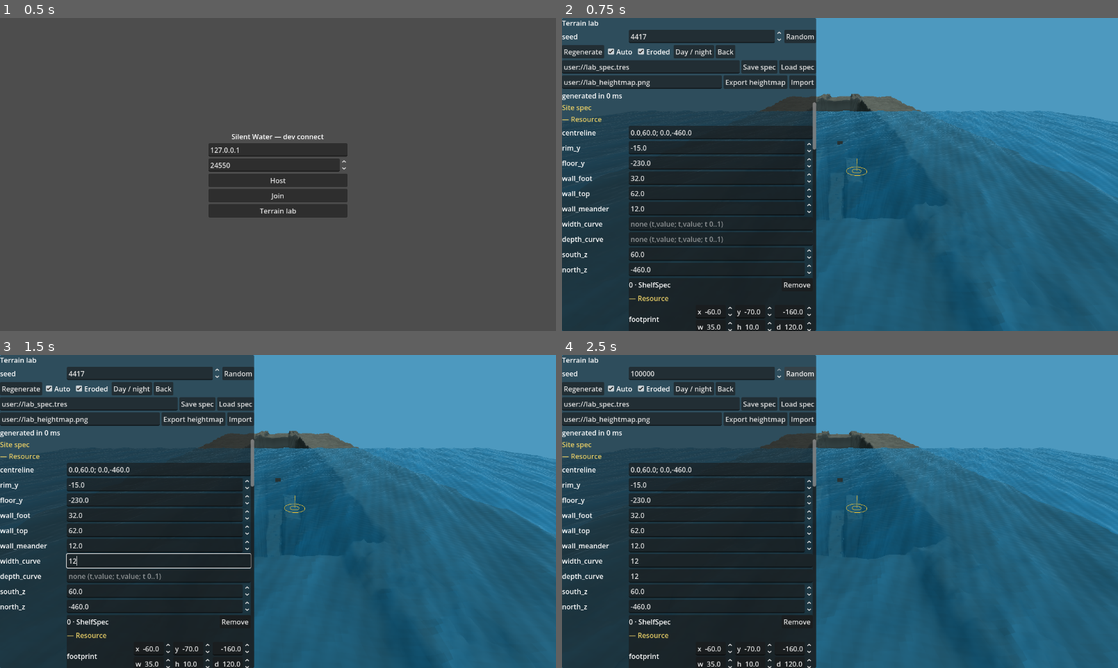
Above: before the commit, frames 1-4 (two rows, left to right).
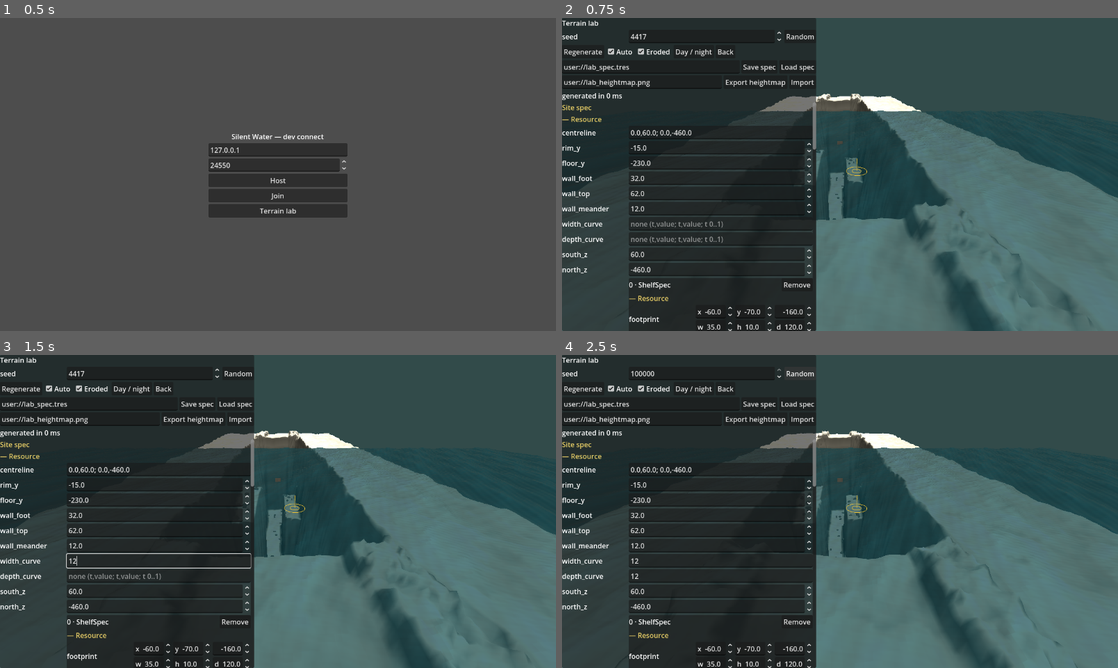
Above: after the commit, the same moments.

Repository: tsebens/silent_water
Game: Godot game, scene res://src/main/main.tscn
Same seed, same stepped clock (60 frames per second), same inputs: the game is played once before the commit and once after it.
Inputs (mouse positions are in pixels of both pictures, inside the frame that each line leads up to):
- Up to frame 1 (0.5 s): no input
- Up to frame 2 (0.75 s): click "Terrain lab" at 0.5 s
- Up to frame 3 (1.5 s): click (161, 561) at 1.27 s; type "12" at 1.35 s
- Up to frame 4 (2.5 s): click (723, 577) at 1.5 s; type "12" at 1.58 s; click "Random" at 2 s

Frame 1 is identical in both runs. In frame 2, 65% of the frame differs, in the area x 0-100%, y 0-100%; in frame 3, 65%; in frame 4, 65%.

Commit message:
M13.6 · World, creatures and objectives use the palette
Refs #367

Co-Authored-By: Claude Sonnet 5.5 <noreply@anthropic.com>

Diff:
--- a/src/creature/apex_monster.gd
+++ b/src/creature/apex_monster.gd
@@ -357,10 +357,10 @@
 ## Low-poly coelacanth-like silhouette from primitives: shape over texture.
 func _build_body() -> void:
 	var skin: StandardMaterial3D = StandardMaterial3D.new()
-	skin.albedo_color = Color(0.16, 0.17, 0.16)
+	skin.albedo_color = Palette.main().color(&"floor_rock_black")
 	skin.roughness = 0.8
 	var fin_mat: StandardMaterial3D = StandardMaterial3D.new()
-	fin_mat.albedo_color = Color(0.12, 0.13, 0.13)
+	fin_mat.albedo_color = Palette.main().color(&"floor_rock_black").darkened(0.25)
 	fin_mat.roughness = 0.9
 	fin_mat.cull_mode = BaseMaterial3D.CULL_DISABLED
 
--- a/src/damage/leak.gd
+++ b/src/damage/leak.gd
@@ -32,6 +32,7 @@
 
 func _ready() -> void:
 	super._ready()
+	_colour_spray()
 	_hiss = AudioStreamPlayer3D.new()
 	_hiss.stream = ProceduralSounds.hiss()
 	_hiss.unit_size = SubAudio.UNIT_SIZE
@@ -39,6 +40,15 @@
 	_hiss.pitch_scale = 1.4
 	add_child(_hiss)
 	set_open(false)
+
+
+## The spray is alarm-coloured: an open leak is an emergency (palette swatch `light_alarm`).
+func _colour_spray() -> void:
+	if spray == null or spray.mesh == null:
+		return
+	var m: StandardMaterial3D = spray.mesh.material as StandardMaterial3D
+	if m != null:
+		m.albedo_color = Color(Palette.main().color(&"light_alarm"), 0.6)
 
 
 func set_open(open: bool) -> void:
--- a/src/damage/leak.tscn
+++ b/src/damage/leak.tscn
@@ -7,7 +7,6 @@
 
 [sub_resource type="StandardMaterial3D" id="drop_mat"]
 transparency = 1
-albedo_color = Color(0.75, 0.85, 0.9, 0.6)
 roughness = 0.1
 
 [sub_resource type="SphereMesh" id="drop"]
--- a/src/game/game.tscn
+++ b/src/game/game.tscn
@@ -75,9 +75,7 @@
 
 [sub_resource type="Environment" id="env"]
 background_mode = 1
-background_color = Color(0.005, 0.015, 0.02, 1)
 ambient_light_source = 2
-ambient_light_color = Color(0.1, 0.16, 0.2, 1)
 ambient_light_energy = 0.15
 tonemap_mode = 2
 glow_enabled = true
@@ -86,7 +84,6 @@
 glow_bloom = 0.05
 glow_hdr_threshold = 0.9
 fog_enabled = true
-fog_light_color = Color(0.01, 0.04, 0.05, 1)
 fog_density = 0.035
 fog_sky_affect = 0.0
 
--- a/src/objective/scan_target.gd
+++ b/src/objective/scan_target.gd
@@ -29,12 +29,13 @@
 
 
 func _build() -> void:
+	var pal: Palette = Palette.main()
 	var steel: StandardMaterial3D = StandardMaterial3D.new()
-	steel.albedo_color = Color(0.55, 0.5, 0.3)
+	steel.albedo_color = pal.color(&"infra_metal_light")
 	steel.metallic = 0.6
 	steel.roughness = 0.5
 	var dark: StandardMaterial3D = StandardMaterial3D.new()
-	dark.albedo_color = Color(0.15, 0.16, 0.15)
+	dark.albedo_color = pal.color(&"sub_grey_dark")
 	dark.roughness = 0.7
 	var parts: Array[Array] = [
 		# [size, position, material]
@@ -59,11 +60,11 @@
 	label.text = "RAINDROP\nARRAY S-7"
 	label.pixel_size = 0.02
 	label.position = Vector3(0, 4.0, 2.75)
-	label.modulate = Color(0.95, 0.9, 0.7)
+	label.modulate = pal.color(&"light_readout")
 	label.billboard = BaseMaterial3D.BILLBOARD_DISABLED
 	add_child(label)
 	var beacon: OmniLight3D = OmniLight3D.new()
-	beacon.light_color = Color(1.0, 0.15, 0.1)
+	beacon.light_color = pal.color(&"light_infra_red")
 	beacon.light_energy = 2.0
 	beacon.omni_range = 10.0
 	beacon.position = Vector3(0, 10.2, 0)
--- a/src/player/underwater_view.gd
+++ b/src/player/underwater_view.gd
@@ -7,8 +7,10 @@
 ## hysteresis band so the surface does not flicker. No gameplay effect.
 ## Muffled audio is left out: it would need new bus routing.
 
-## Water seen through the lens. Alpha is the strength of the flat tint.
-@export var tint: Color = Color(0.04, 0.2, 0.26, 0.28)
+## Water seen through the lens: the `env_water` swatch at this strength.
+@export_range(0.0, 1.0) var tint_strength: float = 0.28
+var tint: Color:
+	get: return Color(OceanSurface.water_color(), tint_strength)
 ## Exponential fog density (1/m) for distant cabin geometry.
 @export var fog_density: float = 0.25
 ## Total width (m) of the hysteresis band centred on the surface: entering
--- a/src/site/canyon_site.gd
+++ b/src/site/canyon_site.gd
@@ -42,8 +42,13 @@
 ## Coarser copy for the holographic maps.
 const MAP_CELL: float = 6.0
 
-const SAND: Color = Color(0.29, 0.28, 0.24)
-const ROCK: Color = Color(0.16, 0.18, 0.17)
+## Sea floor colours come from the palette (`floor_sand`, `floor_rock`).
+static func sand_color() -> Color:
+	return Palette.main().color(&"floor_sand")
+
+
+static func rock_color() -> Color:
+	return Palette.main().color(&"floor_rock")
 
 const DETAIL_FREQ: float = 0.03
 
@@ -361,7 +366,7 @@
 			verts[k] = Vector3(GRID_MIN.x + i * cell, h, GRID_MIN.y + j * cell)
 			normals[k] = n
 			var rockiness: float = smoothstep(0.82, 0.55, n.y)
-			var col: Color = SAND.lerp(ROCK, rockiness)
+			var col: Color = sand_color().lerp(rock_color(), rockiness)
 			# Strata colour bands by height, strongest on rock.
 			var band_hash: float = fposmod(floorf(h / strata_height) * 0.618034, 1.0)
 			col *= 1.0 + (band_hash - 0.5) * strata_tint * lerpf(0.4, 1.0, rockiness)
@@ -404,7 +409,7 @@
 ## Irregular boulders on the shelves and the floor: cover to hide behind.
 func _build_boulders() -> void:
 	var rock_mat: StandardMaterial3D = StandardMaterial3D.new()
-	rock_mat.albedo_color = ROCK.lightened(0.05)
+	rock_mat.albedo_color = rock_color().lightened(0.05)
 	rock_mat.roughness = 0.95
 	var shape_mesh: SphereMesh = SphereMesh.new()
 	shape_mesh.radius = 0.5
@@ -460,7 +465,7 @@
 	add_child(zone)
 	# A chimney of rock so it reads as a vent in the headlight.
 	var mat: StandardMaterial3D = StandardMaterial3D.new()
-	mat.albedo_color = ROCK
+	mat.albedo_color = rock_color()
 	var chimney: MeshInstance3D = MeshInstance3D.new()
 	var cyl: CylinderMesh = CylinderMesh.new()
 	cyl.top_radius = 0.8
--- a/src/world/light_preset.gd
+++ b/src/world/light_preset.gd
@@ -1,18 +1,28 @@
 class_name LightPreset
 extends Resource
-## A sky and surface-light preset (day or night). Tuned as a Resource, no code.
+## A sky and surface-light preset (day or night). Tuned as a Resource, no code. It stores swatch names
+## (docs/palette.md), not colours: the `*_color` properties look the swatch up, so a palette edit reaches it.
 
 @export var preset_name: String = "day"
-## Background / sky colour at the surface (blended in over the ascent ramp).
-@export var sky_color: Color = Color(0.3, 0.6, 0.75, 1)
-## Colour of the sun / moon light and the ambient and fog tint at the surface.
-@export var light_color: Color = Color(0.85, 0.95, 1.0, 1)
+## Swatch for the background / sky colour at the surface (blended in over the ascent ramp).
+@export var sky_swatch: StringName = &"env_teal"
+## Swatch for the sun / moon light and the ambient and fog tint at the surface.
+@export var light_swatch: StringName = &"light_work_white"
 ## Directional light energy at depth 0.
 @export var sun_energy: float = 1.2
 ## Ambient light energy at depth 0 (below the ramp the scene's own ambient applies).
 @export var ambient_energy: float = 0.7
-## Colour of the water surface seen from above and from below at the surface.
-@export var surface_top_color: Color = Color(0.1, 0.45, 0.6, 1)
-@export var surface_under_color: Color = Color(0.6, 0.9, 0.95, 1)
+## Swatches for the water surface seen from above and from below at the surface.
+@export var surface_top_swatch: StringName = &"env_water"
+@export var surface_under_swatch: StringName = &"env_teal"
 ## Direction towards the sun / moon (need not be unit length).
 @export var sun_direction: Vector3 = Vector3(0.4, 0.8, 0.45)
+
+var sky_color: Color:
+	get: return Palette.main().color(sky_swatch)
+var light_color: Color:
+	get: return Palette.main().color(light_swatch)
+var surface_top_color: Color:
+	get: return Palette.main().color(surface_top_swatch)
+var surface_under_color: Color:
+	get: return Palette.main().color(surface_under_swatch)
--- a/src/world/ocean_surface.gd
+++ b/src/world/ocean_surface.gd
@@ -32,7 +32,7 @@
 @export var speed: float = 0.4
 ## Whole-surface opacity (< 1: translucent) and the tint blended into it.
 @export_range(0.0, 1.0) var alpha: float = 0.7
-@export var tint: Color = Color(0.6, 0.85, 0.9, 1.0)
+@export var tint: Color = Color.WHITE
 ## How much of the sky shows through from below (0..1).
 @export_range(0.0, 1.0) var transmission: float = 0.6
 ## Fragment ripple layer: spatial frequency (rad/m) and normal strength.
@@ -183,6 +183,16 @@
 	m.set_shader_parameter(&"amplitude", total)
 
 
+## The water's own colour (palette swatch `env_water`), before the light sources modulate it.
+static func water_color() -> Color:
+	return Palette.main().color(&"env_water")
+
+
+## The ocean fog colour (palette swatch `env_deep`).
+static func fog_color() -> Color:
+	return Palette.main().color(&"env_deep")
+
+
 ## Hands the sun (direction towards it, colour, strength) to the material.
 func set_sun(direction: Vector3, color: Color, strength: float) -> void:
 	if _material == null:
@@ -207,14 +217,14 @@
 
 
 ## Sets the surface colours (from the active light preset).
-func set_colors(top: Color, under: Color, sky: Color = Color(-1, 0, 0)) -> void:
+func set_colors(top: Color, under: Color, sky: Color = Color.TRANSPARENT) -> void:
 	if _material == null:
 		_material = material_override as ShaderMaterial
 	if _material == null:
 		return
 	_material.set_shader_parameter(&"top_color", top)
 	_material.set_shader_parameter(&"under_color", under)
-	if sky.r >= 0.0:
+	if sky.a > 0.0:
 		_material.set_shader_parameter(&"sky_color", sky)
 
 
--- a/src/world/presets/day.tres
+++ b/src/world/presets/day.tres
@@ -5,10 +5,10 @@
 [resource]
 script = ExtResource("1")
 preset_name = "day"
-sky_color = Color(0.3, 0.6, 0.75, 1)
-light_color = Color(0.85, 0.95, 1, 1)
+sky_swatch = &"env_teal"
+light_swatch = &"light_work_white"
 sun_energy = 1.2
 ambient_energy = 0.7
-surface_top_color = Color(0.1, 0.45, 0.6, 1)
-surface_under_color = Color(0.6, 0.9, 0.95, 1)
+surface_top_swatch = &"env_water"
+surface_under_swatch = &"env_teal"
 sun_direction = Vector3(0.4, 0.8, 0.45)
--- a/src/world/presets/night.tres
+++ b/src/world/presets/night.tres
@@ -5,10 +5,10 @@
 [resource]
 script = ExtResource("1")
 preset_name = "night"
-sky_color = Color(0.02, 0.04, 0.1, 1)
-light_color = Color(0.45, 0.55, 0.85, 1)
+sky_swatch = &"env_abyss"
+light_swatch = &"env_teal"
 sun_energy = 0.15
 ambient_energy = 0.22
-surface_top_color = Color(0.02, 0.08, 0.14, 1)
-surface_under_color = Color(0.12, 0.22, 0.32, 1)
+surface_top_swatch = &"env_abyss"
+surface_under_swatch = &"env_deep"
 sun_direction = Vector3(-0.5, 0.55, 0.35)
--- a/src/world/surface_lighting.gd
+++ b/src/world/surface_lighting.gd
@@ -15,10 +15,7 @@
 
 var preset: LightPreset = DAY
 var _sun: DirectionalLight3D
-var _base_background: Color
-var _base_ambient_color: Color
 var _base_ambient_energy: float
-var _base_fog: Color
 var _captured: bool = false
 
 
@@ -82,14 +79,12 @@
 	var env: Environment = environment_node.environment
 	if not _captured:
 		_captured = true
-		_base_background = env.background_color
-		_base_ambient_color = env.ambient_light_color
 		_base_ambient_energy = env.ambient_light_energy
-		_base_fog = env.fog_light_color
-	env.background_color = _base_background.lerp(preset.sky_color, r)
-	env.ambient_light_color = _base_ambient_color.lerp(preset.light_color, r)
+	var pal: Palette = Palette.main()
+	env.background_color = pal.color(&"env_abyss").lerp(preset.sky_color, r)
+	env.ambient_light_color = pal.color(&"env_teal").lerp(preset.light_color, r)
 	env.ambient_light_energy = lerpf(_base_ambient_energy, preset.ambient_energy, r)
-	env.fog_light_color = _base_fog.lerp(preset.sky_color * 0.5, r)
+	env.fog_light_color = OceanSurface.fog_color().lerp(preset.sky_color * 0.5, r)
 
 
 func _apply_surface_colors() -> void:
--- /dev/null
+++ b/tests/unit/test_palette_world.gd
@@ -0,0 +1,66 @@
+extends TestCase
+## The world, creatures and objectives take their colours from the palette (docs/palette.md, M13.6).
+
+const FILES: PackedStringArray = [
+	"res://src/world/light_preset.gd", "res://src/world/ocean_surface.gd", "res://src/site/canyon_site.gd",
+	"res://src/creature/apex_monster.gd", "res://src/objective/scan_target.gd", "res://src/damage/leak.tscn",
+	"res://src/game/game.tscn", "res://src/player/underwater_view.gd", "res://src/world/surface_lighting.gd",
+	"res://src/world/presets/day.tres", "res://src/world/presets/night.tres",
+]
+
+
+func test_listed_files_have_no_colour_literals() -> void:
+	for f: String in FILES:
+		var text: String = FileAccess.get_file_as_string(f)
+		expect(not text.contains("Color(") or _only_palette_calls(text), "%s has a Color( literal" % f)
+
+
+## Allows `Color(<expression>, alpha)` built from a swatch lookup, nothing numeric.
+func _only_palette_calls(text: String) -> bool:
+	for line: String in text.split("\n"):
+		var i: int = line.find("Color(")
+		if i < 0 or line.strip_edges().begins_with("#") or line.strip_edges().begins_with("##"):
+			continue
+		var rest: String = line.substr(i + 6)
+		if not (rest.begins_with("Palette.") or rest.begins_with("OceanSurface.")):
+			return false
+	return true
+
+
+func test_presets_store_swatch_names_that_exist() -> void:
+	var pal: Palette = Palette.main()
+	for p: LightPreset in [SurfaceLighting.DAY, SurfaceLighting.NIGHT]:
+		for s: StringName in [p.sky_swatch, p.light_swatch, p.surface_top_swatch, p.surface_under_swatch]:
+			expect(pal.has(s), "%s names missing swatch %s" % [p.preset_name, s])
+		expect(p.sky_color == pal.color(p.sky_swatch), "%s sky follows the palette" % p.preset_name)
+
+
+func test_ocean_fog_follows_env_deep() -> void:
+	var pal: Palette = Palette.main()
+	var old: Color = pal.color(&"env_deep")
+	var env: Environment = Environment.new()
+	var node: SurfaceLighting = SurfaceLighting.new()
+	var holder: WorldEnvironment = WorldEnvironment.new()
+	holder.environment = env
+	node.environment_node = holder
+	runner.add_child(node)
+	var deep: Color = Color(0.5, 0.25, 0.125)
+	pal.set_color(&"env_deep", deep)
+	node._apply(500.0)
+	expect(env.fog_light_color.is_equal_approx(deep), "fog follows env_deep")
+	expect(OceanSurface.fog_color().is_equal_approx(deep), "ocean fog colour follows env_deep")
+	pal.set_color(&"env_deep", old)
+	node._apply(500.0)
+	expect(env.fog_light_color.is_equal_approx(old), "fog restored")
+	node.free()
+	holder.free()
+
+
+func test_water_and_floor_follow_the_palette() -> void:
+	var pal: Palette = Palette.main()
+	var old: Color = pal.color(&"env_water")
+	pal.set_color(&"env_water", Color(0.2, 0.4, 0.6))
+	expect(OceanSurface.water_color().is_equal_approx(Color(0.2, 0.4, 0.6)), "water follows env_water")
+	pal.set_color(&"env_water", old)
+	expect(CanyonSite.sand_color() == pal.color(&"floor_sand"), "sand")
+	expect(CanyonSite.rock_color() == pal.color(&"floor_rock"), "rock")
--- a/tests/unit/test_underwater_view.gd
+++ b/tests/unit/test_underwater_view.gd
@@ -88,7 +88,7 @@
 	for prop: Dictionary in v.get_property_list():
 		if (int(prop["usage"]) & PROPERTY_USAGE_EDITOR) != 0:
 			names.append(str(prop["name"]))
-	for n: String in ["tint", "fog_density", "hysteresis_m"]:
+	for n: String in ["tint_strength", "fog_density", "hysteresis_m"]:
 		expect(names.has(n), "%s exported" % n)
 	p.free()
 
Not shown, added: tests/unit/test_palette_world.gd.uid
Not shown, changed: docs/palette.md
